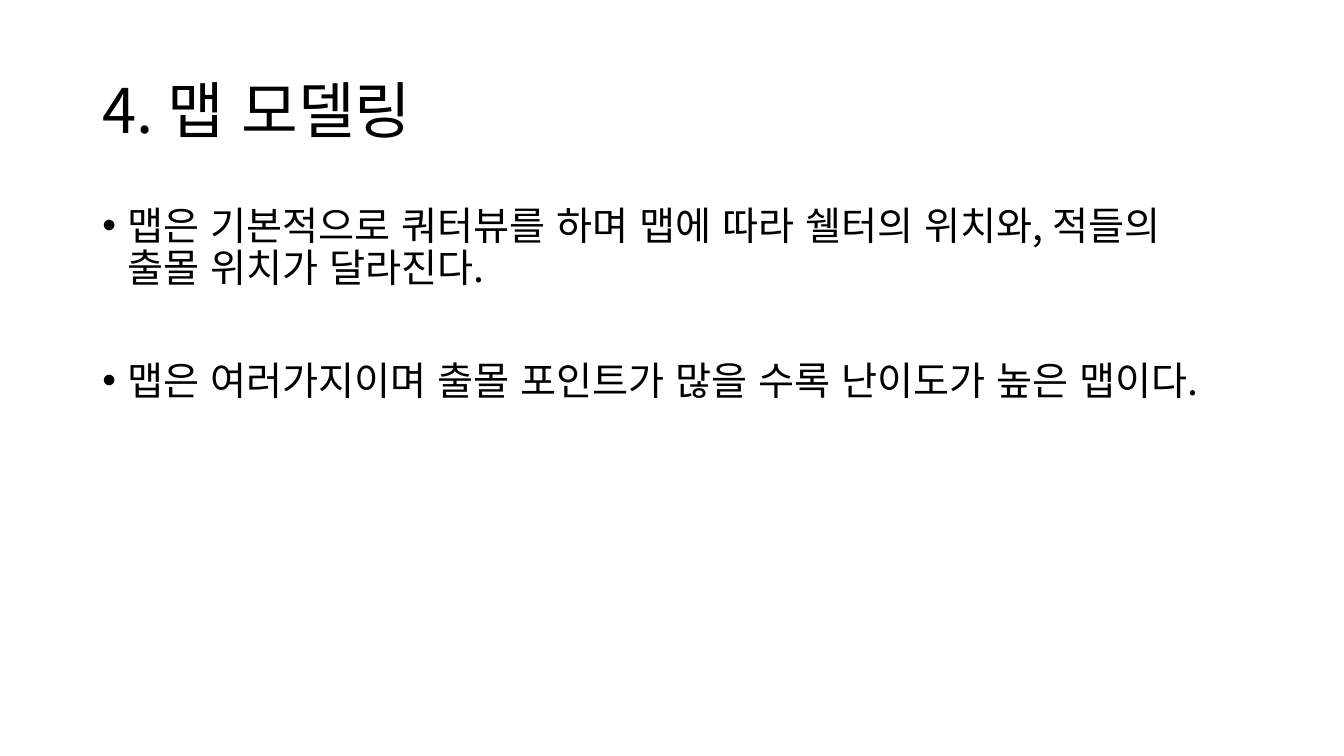
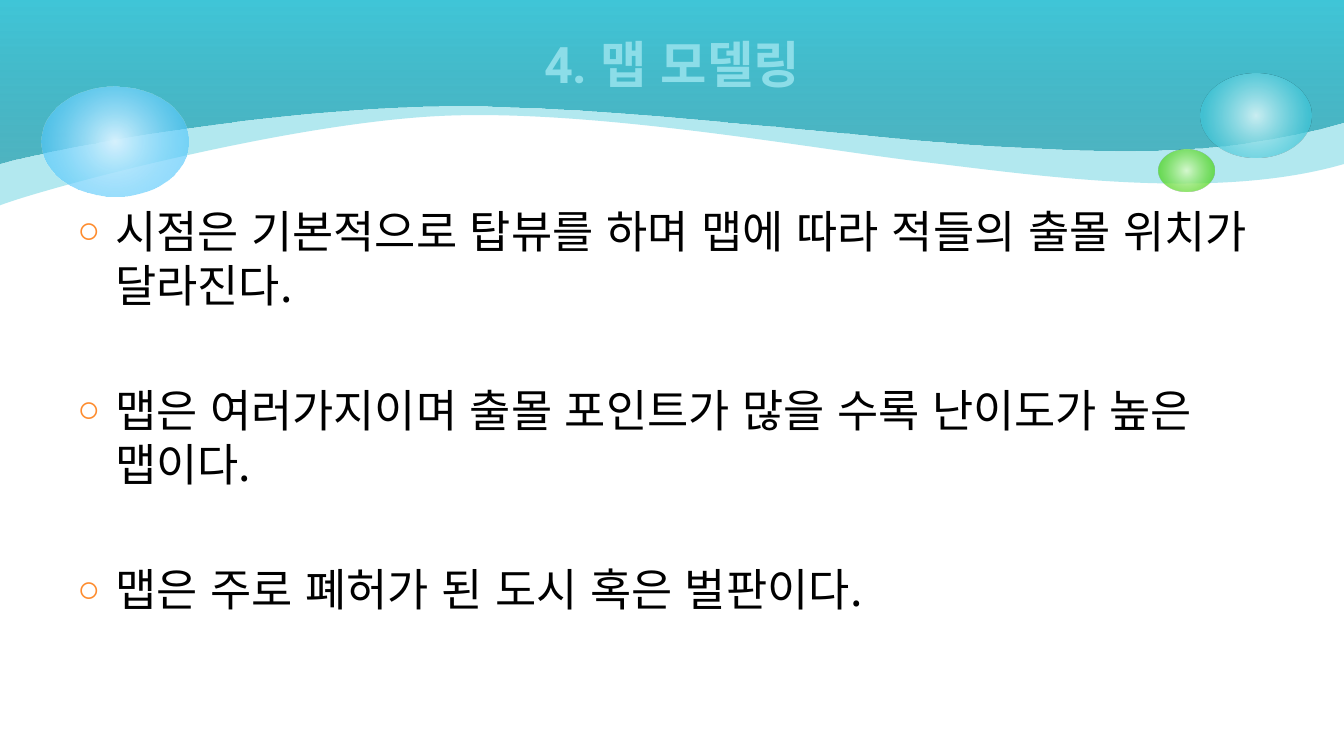
Before and after one commit to csm2652/SEED, a slide deck: slide 19 of 시작기획/슈팅 디팬스.pptx (slide 14 before the commit). Drawn at 1344x756 pixels with LibreOffice and Linux fonts; fonts in the diff are those of the drawing. Boxes give left, top, right and bottom in pixels: in the first picture for what was removed or moved away, otherwise in the second. Text is boxed around its words. In the diff, an @@ line names an element or a change of style, - is before the commit and + after.

```diff
--- a/시작기획/슈팅 디팬스.pptx
+++ b/시작기획/슈팅 디팬스.pptx
@@ freeform shape added at <box>0,0,1344,206</box>, fill #40C6D8 at 40% opacity @@
@@ freeform shape added at <box>0,0,1344,163</box>, fill gradient #249EAE to #40C6D8 @@
@@ title "4. 맵 모델링": place and size @@
-title "4. 맵 모델링" at <box>102,82,412,138</box>
+title "4. 맵 모델링" at <box>544,41,800,87</box>
@@ title "4. 맵 모델링" at <box>544,41,800,87</box>: size 44 to 36 pt, font Noto Sans CJK KR to Roboto, text colour #000000 to gradient #D9F4F7 to #8CDDE8, letter outline none to #D9F4F7 0.5 pt, bold on; alignment left to centre; line spacing 0.9 to 1 @@
@@ ellipse added at <box>41,87,188,197</box>, fill gradient #D6F2FE to #33BDFB @@
@@ ellipse added at <box>1201,74,1313,157</box>, fill gradient #D9F4F7 to #40C6D8 @@
@@ ellipse added at <box>1158,149,1215,192</box>, fill gradient #DAFACD to #4CD416 @@
@@ text "시점은 기본적으로 탑뷰를 하며 맵에 ...": place and size @@
-text "시점은 기본적으로 탑뷰를 하며 맵에 ..." at <box>128,207,1198,398</box>
+text "시점은 기본적으로 탑뷰를 하며 맵에 ..." at <box>115,210,1247,610</box>
@@ text at <box>115,210,1247,306</box>: text changed; size 28 to 32 pt @@
-• 맵은 기본적으로 쿼터뷰를 하며 맵에 따라 쉘터의 위치와, 적들의 출몰 위치가 달라진다.
+○ 시점은 기본적으로 탑뷰를 하며 맵에 따라 적들의 출몰 위치가 달라진다.
@@ text at <box>115,389,1192,485</box>: size 28 to 32 pt in "맵은 여러가지이며 출몰 포인트가 많을 수록 난이도가 ..."; bullet • to ○; line spacing 0.9 to 1; less space between paragraphs @@
@@ text at <box>115,568,863,610</box>: paragraph added @@
+○ 맵은 주로 폐허가 된 도시 혹은 벌판이다.
```
Also in this commit, not shown: 12 other slides changed, 10 slides added, 5 slides removed.
